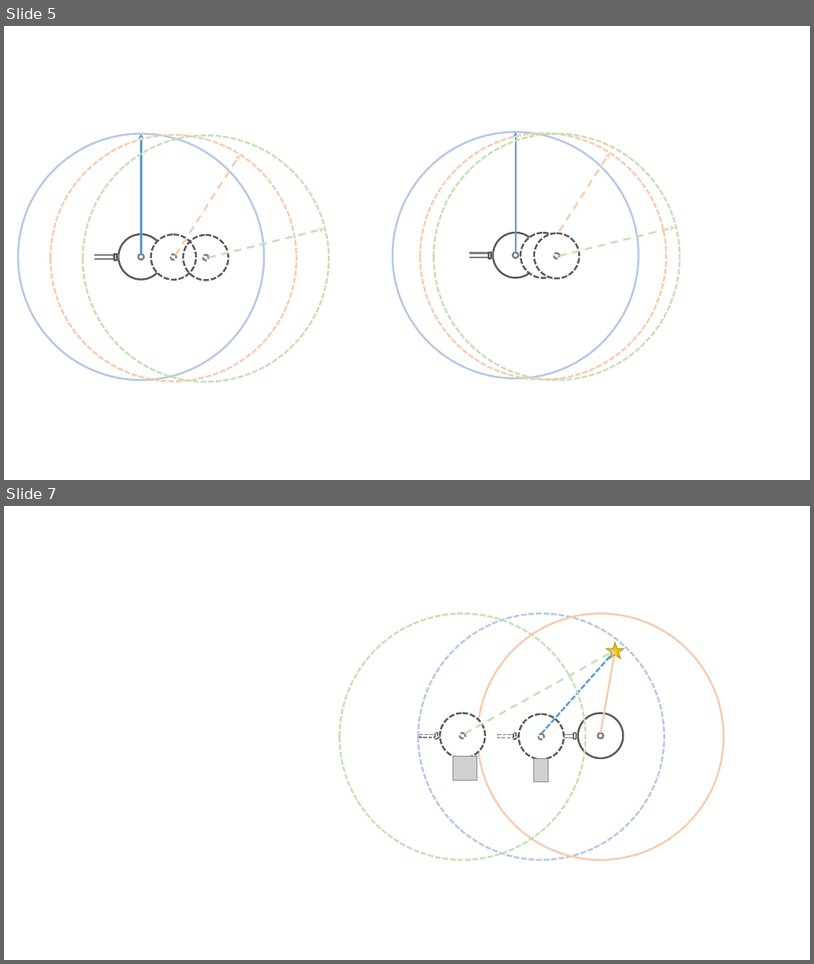
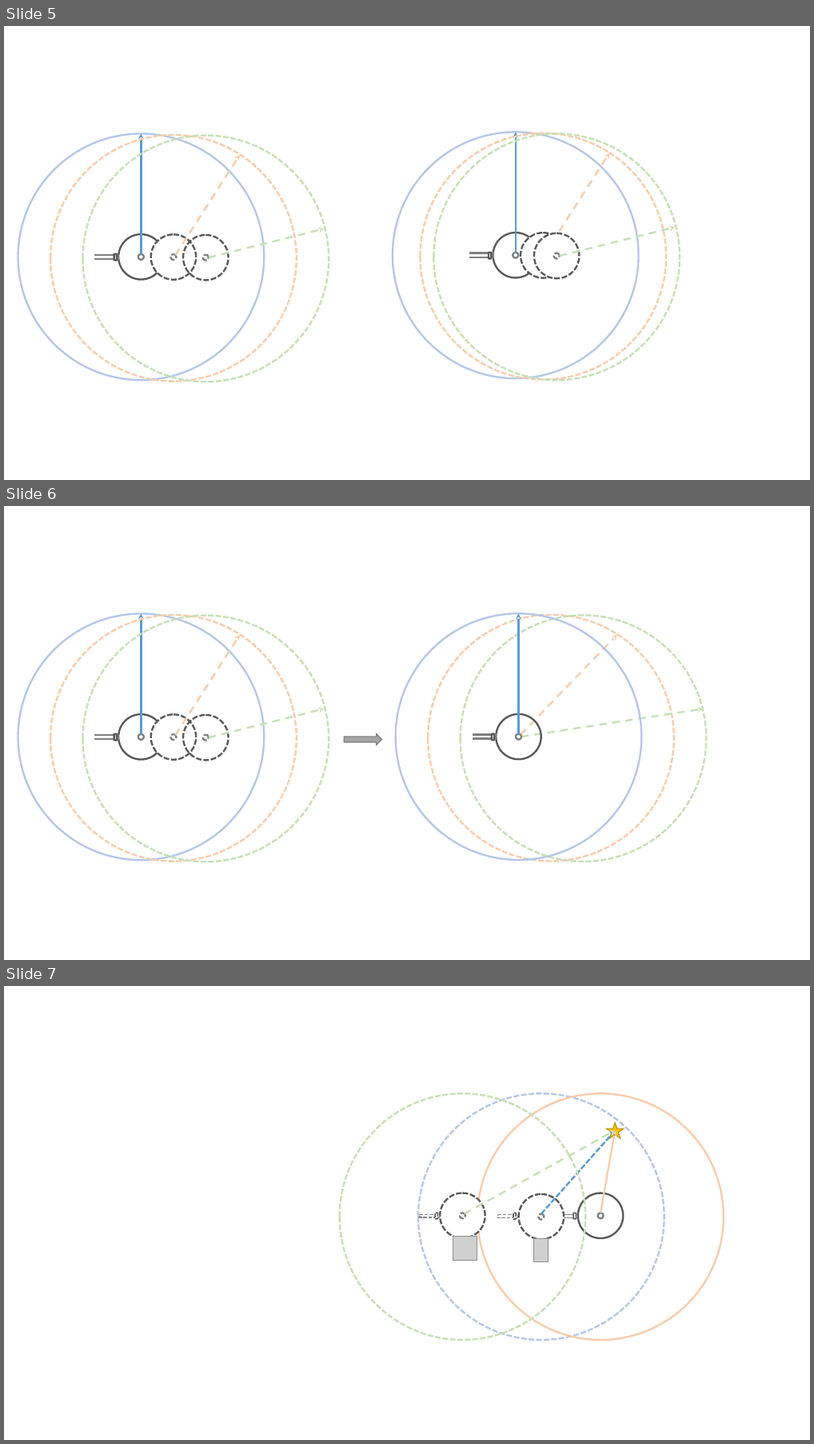
Before and after one commit to Kang-YC/my_backup, a slide deck: 示意图.pptx. Shown one above the other, each under a label of ours: slides 5 and 7 before the commit, slides 5, 6 and 7 after it; the slides between them are not shown. The pictures are 814x964 and 814x1444 pixels, drawn with LibreOffice and Linux fonts; fonts in the diff are those of the drawing; grey boxes stand for pictures; background and template pictures are left out. Boxes give left, top, right and bottom in pixels: in the first picture for what was removed or moved away, otherwise in the second. Text is boxed around its words. In the diff, an @@ line names an element or a change of style, - is before the commit and + after.

```diff
--- a/示意图.pptx
+++ b/示意图.pptx
@@ slide 6 added at (x1=4, y1=506, x2=810, y2=960), background #FFFFFF @@
@@ group added at (x1=396, y1=614, x2=707, y2=861): 5 ellipses, 4 rectangles, 3 arrows, 1 rounded rectangle @@
@@ group added at (x1=18, y1=614, x2=329, y2=862): 9 ellipses, 4 rectangles, 3 arrows, 1 rounded rectangle @@
@@ right arrow added at (x1=344, y1=733, x2=382, y2=745), fill #A5A5A5, outline #7A7A7A 1 pt @@
```
Also in this commit, not shown: 3 other slides added, 2 slides removed, 2 other files.
